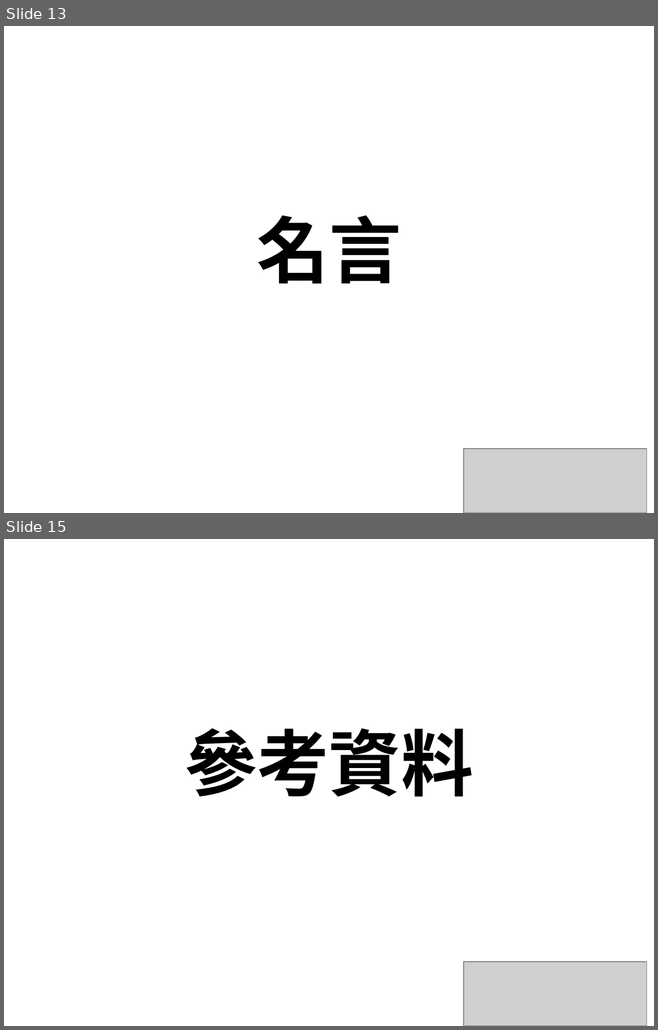
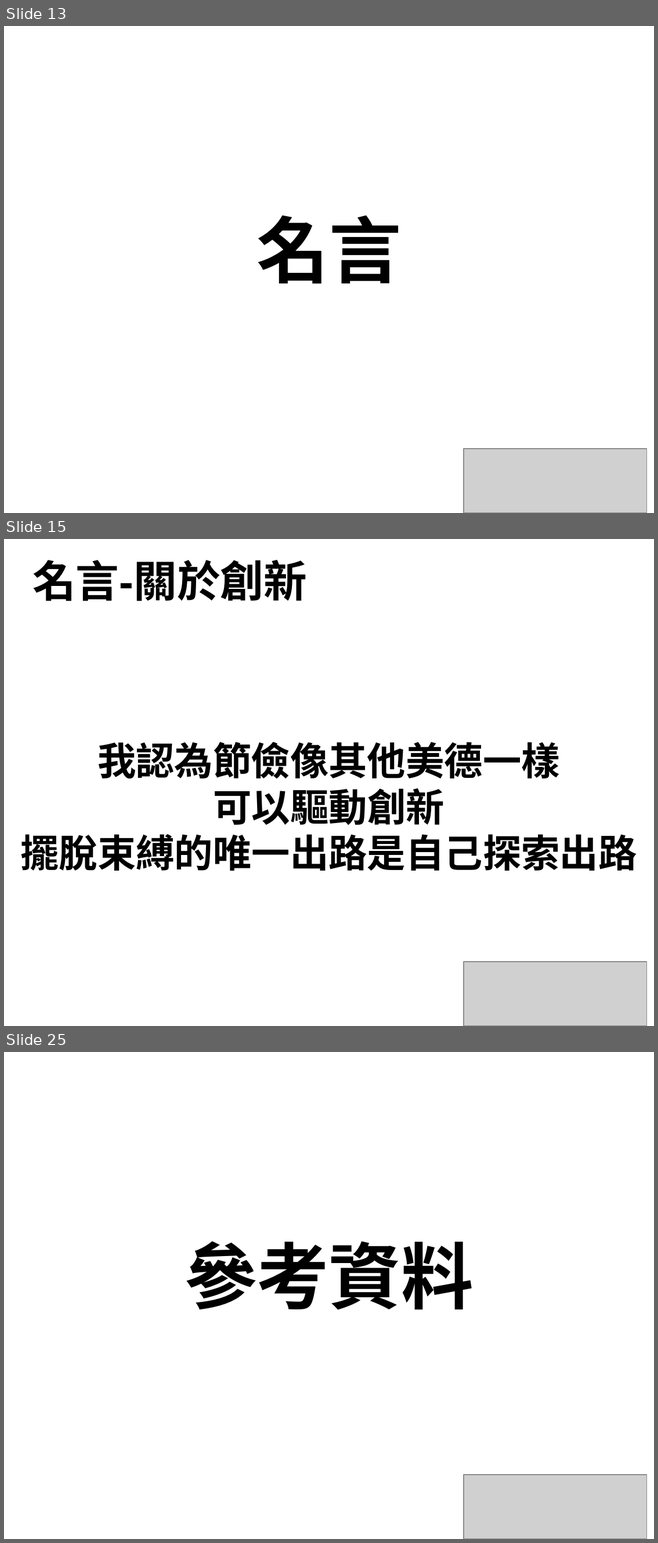
Before and after one commit to alex19891118/NTUB105, a slide deck: Amazon/Jeff Bezos .pptx. Shown one above the other, each under a label of ours: slides 13 and 15 before the commit, slides 13, 15 and 25 after it; the slides between them are not shown. The pictures are 658x1030 and 658x1543 pixels, drawn with LibreOffice and Linux fonts; fonts in the diff are those of the drawing; grey boxes stand for pictures. Boxes give left, top, right and bottom in pixels: in the first picture for what was removed or moved away, otherwise in the second. Text is boxed around its words. In the diff, an @@ line names an element or a change of style, - is before the commit and + after.

```diff
--- a/Amazon/Jeff Bezos .pptx
+++ b/Amazon/Jeff Bezos .pptx
@@ slide 15 added at (x1=4, y1=539, x2=654, y2=1026), background #FFFFFF @@
@@ title added at (x1=32, y1=560, x2=307, y2=601), 36 pt, text #000000, bold @@
+名言-關於創新
@@ text added at (x1=20, y1=742, x2=636, y2=871), 32 pt, text #000000, bold @@
+我認為節儉像其他美德一樣
+可以驅動創新
+擺脫束縛的唯一出路是自己探索出路
@@ picture added at (x1=463, y1=962, x2=646, y2=1026) @@
@@ what was slide 15 is now slide 25 @@
```
Also in this commit, not shown: 10 other slides added, 1 slide removed.
